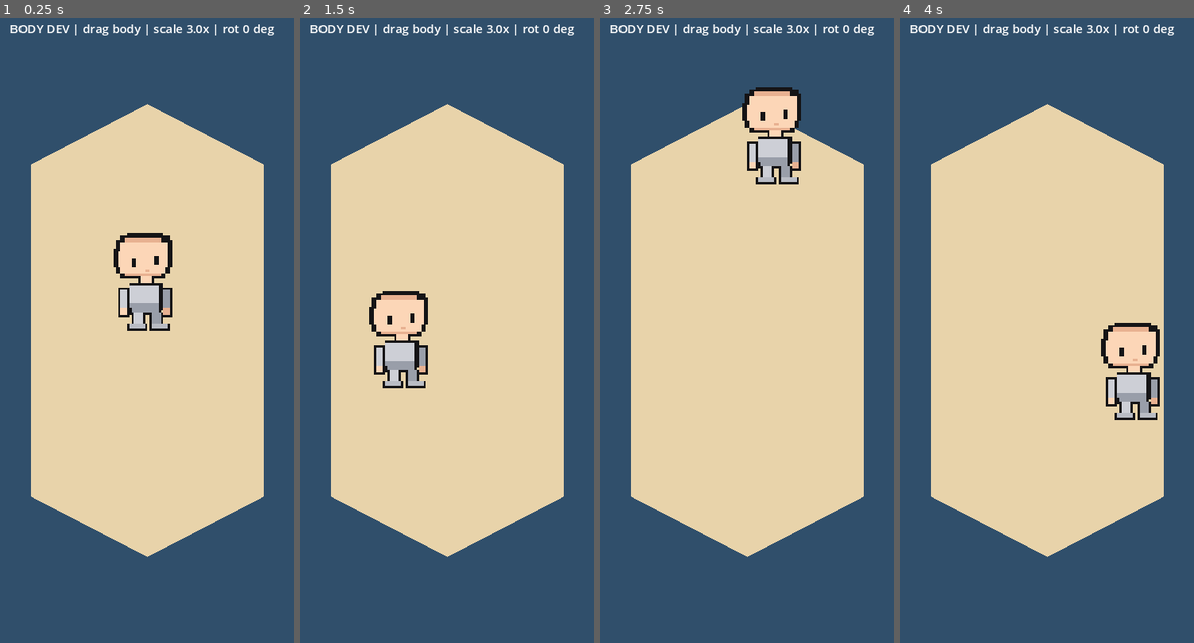
Above: before the commit, frames 1-4 (left to right).
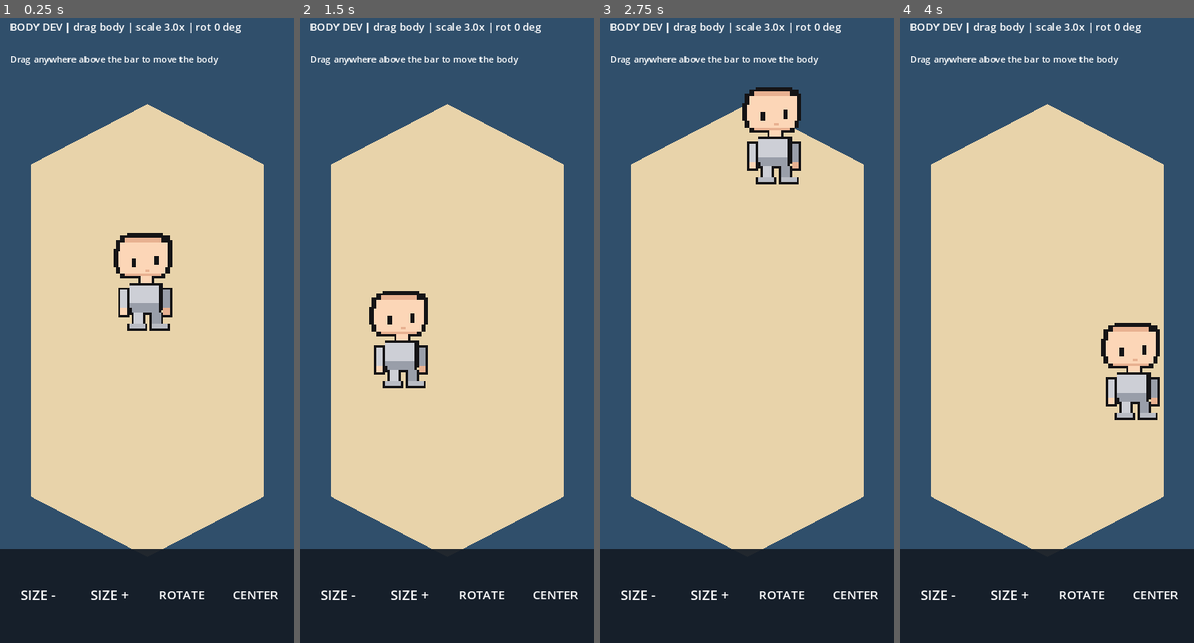
Above: after the commit, the same moments.

Repository: mth310-sys/Chappy5
Game: Godot game, scene res://main.tscn
The game is run twice, just before and just after one commit, with the same random seed, the same clock (stepped at 60 frames per second) and the same inputs.
Inputs (mouse positions are in pixels of both pictures, inside the frame that each line leads up to):
- Up to frame 1 (0.25 s): no input
- Up to frame 2 (1.5 s): tap Enter at 0.5 s; move the mouse to (511, 293) at 0.52 s; click (511, 293) at 0.67 s; tap Space at 1.25 s; drag from (388, 355) to (432, 449) at 1.27 s
- Up to frame 3 (2.75 s): tap Enter at 2 s; move the mouse to (776, 186) at 2.02 s; click (776, 186) at 2.17 s
- Up to frame 4 (4 s): tap Space at 2.75 s; drag from (1032, 449) to (958, 230) at 2.77 s; tap Enter at 3.5 s; move the mouse to (1135, 418) at 3.52 s; click (1135, 418) at 3.67 s

The runs differ from the first frame. In frame 1, 16% of the frame differs, in the area x 0-100%, y 0-100%; in frame 2, 16%; in frame 3, 16%; in frame 4, 16%.

Commit message:
feat: add touch developer control bar

Diff:
--- a/godot/slot-pachiro/main.tscn
+++ b/godot/slot-pachiro/main.tscn
@@ -17,7 +17,7 @@
 color = Color(0.91, 0.83, 0.67, 1)
 
 [node name="Student" type="Node2D" parent="."]
-position = Vector2(195, 420)
+position = Vector2(195, 430)
 script = ExtResource("2_student")
 
 [node name="UI" type="CanvasLayer" parent="."]
@@ -26,6 +26,61 @@
 offset_left = 12.0
 offset_top = 18.0
 offset_right = 378.0
-offset_bottom = 50.0
+offset_bottom = 58.0
+theme_override_font_sizes/font_size = 14
+text = "BODY DEV"
+
+[node name="Help" type="Label" parent="UI"]
+offset_left = 12.0
+offset_top = 62.0
+offset_right = 378.0
+offset_bottom = 92.0
+theme_override_font_sizes/font_size = 12
+text = "Drag anywhere above the bar to move the body"
+
+[node name="ControlBar" type="ColorRect" parent="UI"]
+offset_top = 720.0
+offset_right = 390.0
+offset_bottom = 844.0
+color = Color(0.08, 0.11, 0.15, 0.94)
+mouse_filter = 2
+
+[node name="Minus" type="Label" parent="UI"]
+offset_left = 10.0
+offset_top = 750.0
+offset_right = 90.0
+offset_bottom = 810.0
+theme_override_font_sizes/font_size = 18
+text = "SIZE -"
+horizontal_alignment = 1
+vertical_alignment = 1
+
+[node name="Plus" type="Label" parent="UI"]
+offset_left = 105.0
+offset_top = 750.0
+offset_right = 185.0
+offset_bottom = 810.0
+theme_override_font_sizes/font_size = 18
+text = "SIZE +"
+horizontal_alignment = 1
+vertical_alignment = 1
+
+[node name="Rotate" type="Label" parent="UI"]
+offset_left = 200.0
+offset_top = 750.0
+offset_right = 282.0
+offset_bottom = 810.0
 theme_override_font_sizes/font_size = 16
-text = "Godot Lab"
+text = "ROTATE"
+horizontal_alignment = 1
+vertical_alignment = 1
+
+[node name="Center" type="Label" parent="UI"]
+offset_left = 297.0
+offset_top = 750.0
+offset_right = 380.0
+offset_bottom = 810.0
+theme_override_font_sizes/font_size = 16
+text = "CENTER"
+horizontal_alignment = 1
+vertical_alignment = 1
